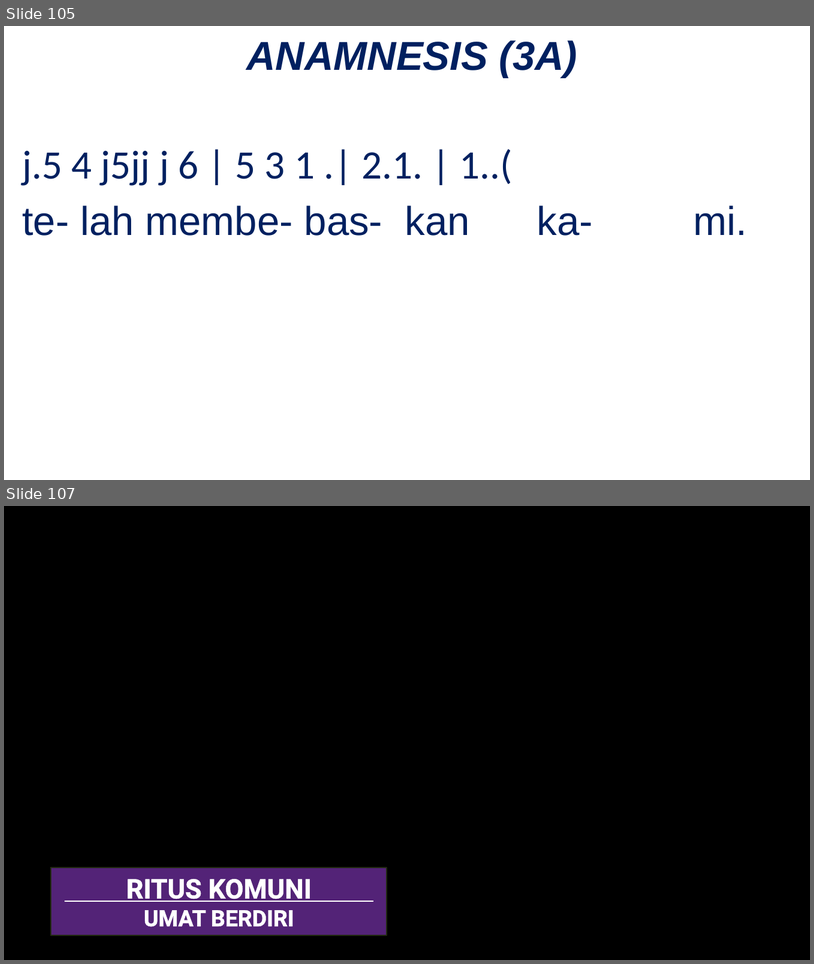
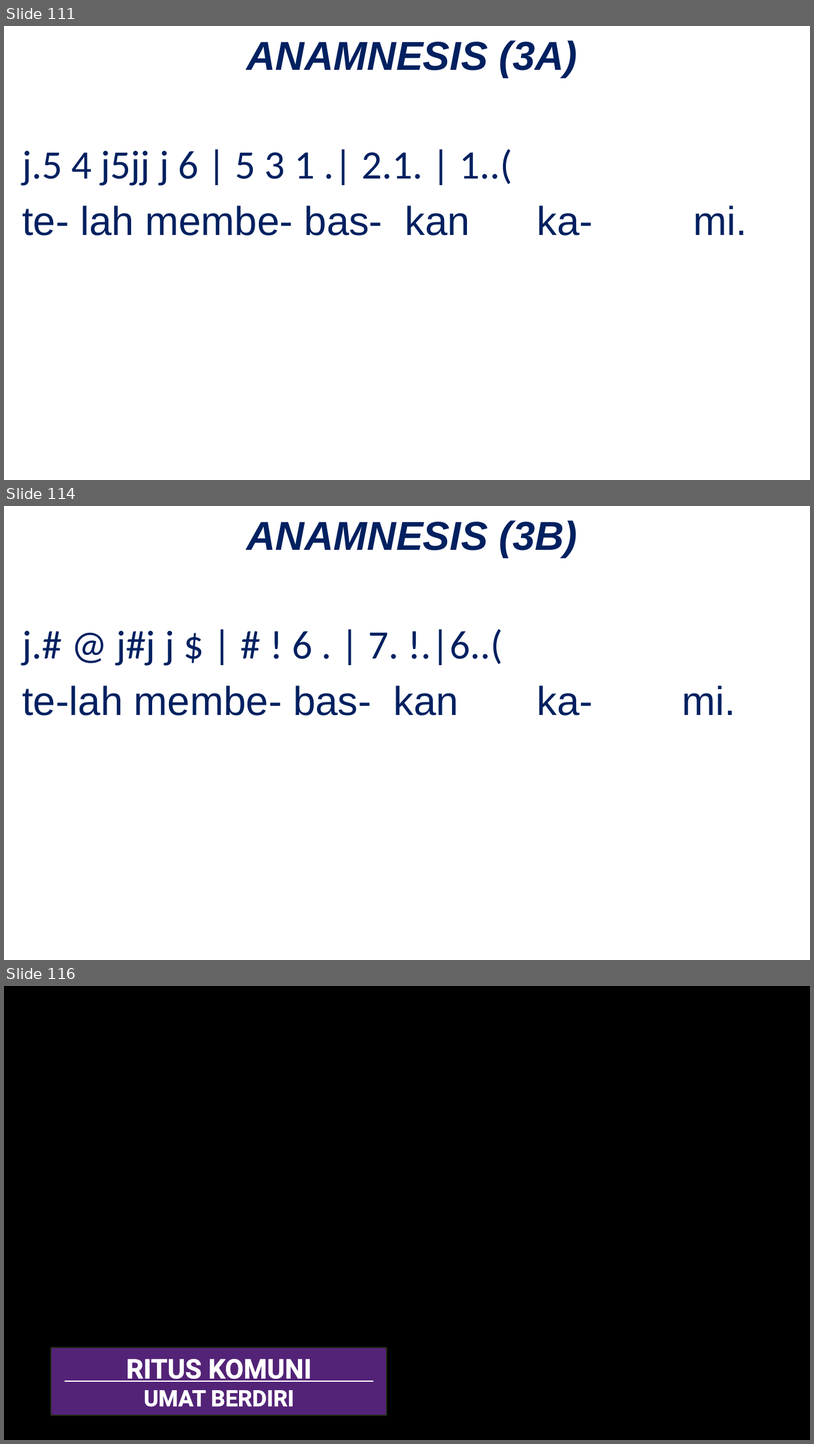
Before and after one commit to JasonEvan/Mikael-PPT-Maker, a slide deck: app/template/Template_PPT_OBS_Ungu.pptx. Shown one above the other, each under a label of ours: slides 105 and 107 before the commit, slides 111, 114 and 116 after it; the slides between them are not shown. The pictures are 814x964 and 814x1444 pixels, drawn with LibreOffice and Linux fonts; fonts in the diff are those of the drawing; background and template pictures are left out. Boxes give left, top, right and bottom in pixels: in the first picture for what was removed or moved away, otherwise in the second. Text is boxed around its words. In the diff, an @@ line names an element or a change of style, - is before the commit and + after.

Commit message:
feat: add anamnesis that dynamically chosen based on docx on OBS template

```diff
--- a/app/template/Template_PPT_OBS_Ungu.pptx
+++ b/app/template/Template_PPT_OBS_Ungu.pptx
@@ slide 114 added at (4,506,810,960), background picture (left out) @@
@@ text added at (246,520,578,558), 36 pt, text #002060, bold, italic @@
+ANAMNESIS (3B)
@@ text added at (22,629,736,715), 36 pt, text #002060 @@
+j.# @ j#j j $ | # ! 6 . | 7. !.|6..(
+te-lah membe- bas- kan ka- mi.
@@ what was slide 105 is now slide 111 @@
@@ what was slide 107 is now slide 116 @@
```
Also in this commit, not shown: 8 other slides added, 5 other files.
